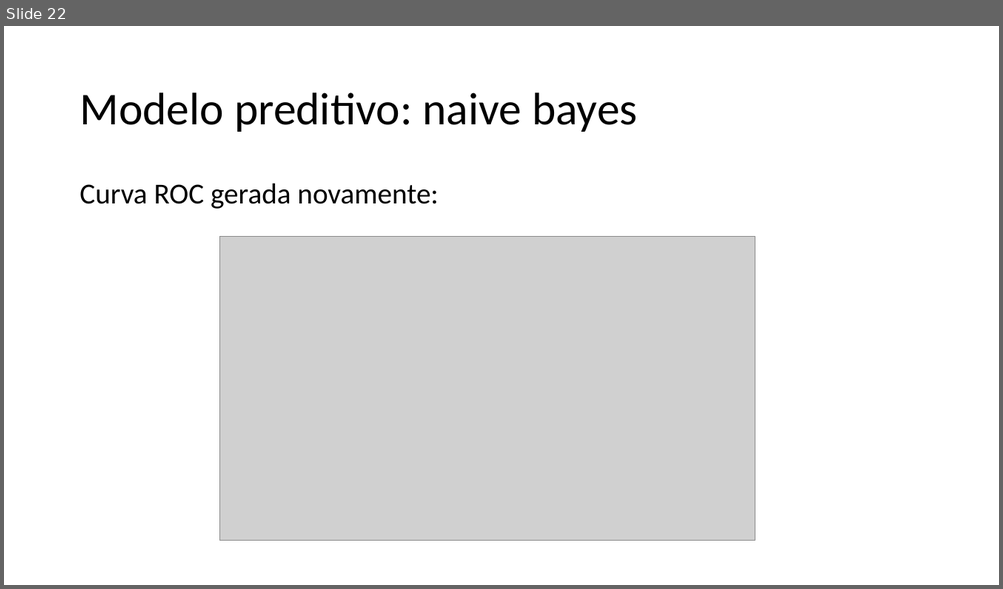
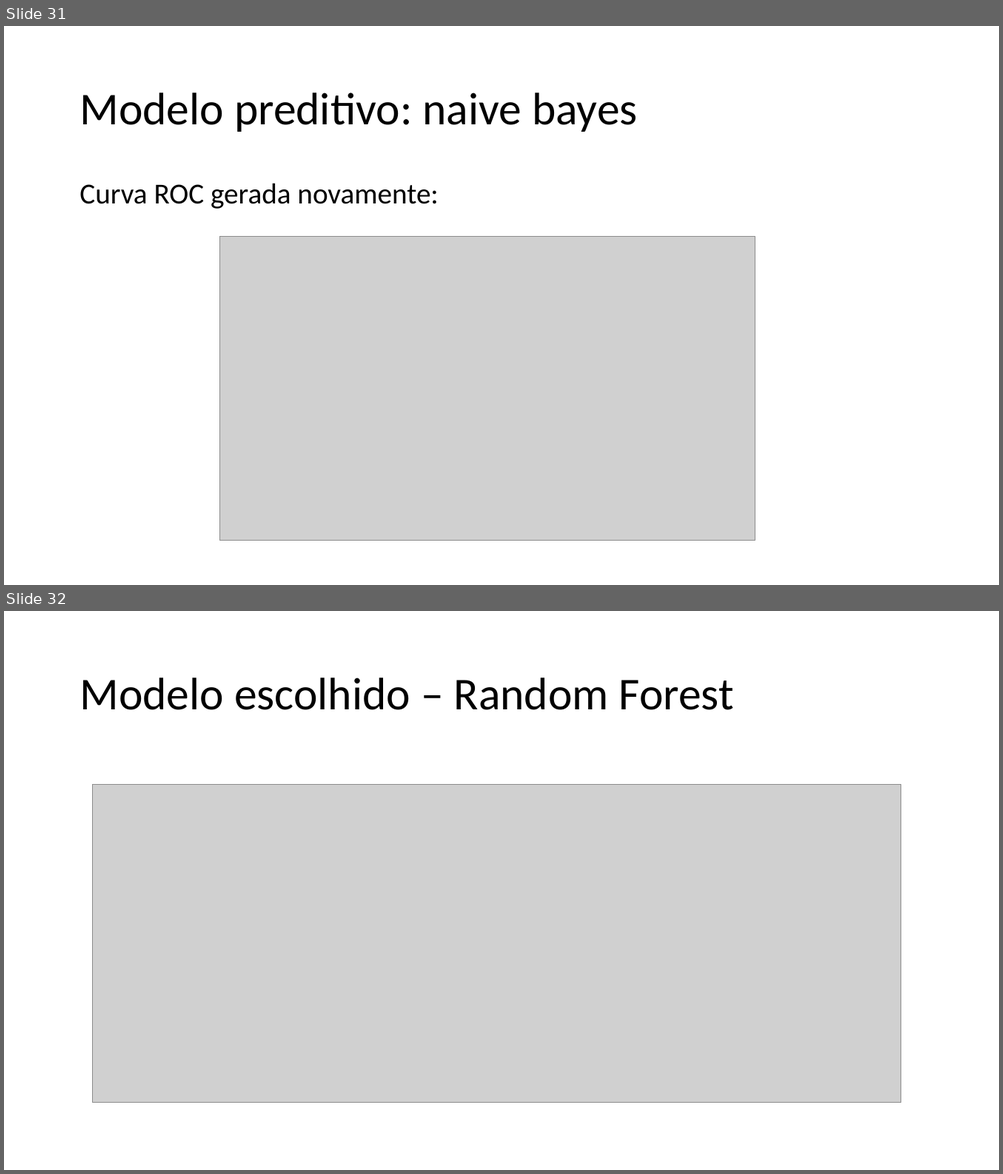
Before and after one commit to padovese/academic-projects, a slide deck: regressao/apresentacao.pptx. Shown one above the other, each under a label of ours: slide 22 before the commit, slides 31 and 32 after it. The pictures are 1003x589 and 1003x1174 pixels, drawn with LibreOffice and Linux fonts; fonts in the diff are those of the drawing; grey boxes stand for pictures. Boxes give left, top, right and bottom in pixels: in the first picture for what was removed or moved away, otherwise in the second. Text is boxed around its words. In the diff, an @@ line names an element or a change of style, - is before the commit and + after.

```diff
--- a/regressao/apresentacao.pptx
+++ b/regressao/apresentacao.pptx
@@ slide 32 added at (4,611,999,1170), background #FFFFFF @@
@@ title added at (79,678,734,710), 44 pt, text #000000 @@
+Modelo escolhido – Random Forest
@@ picture added at (93,784,901,1102) @@
@@ what was slide 22 is now slide 31 @@
```
Also in this commit, not shown: 1 slide changed, 10 other slides added.
